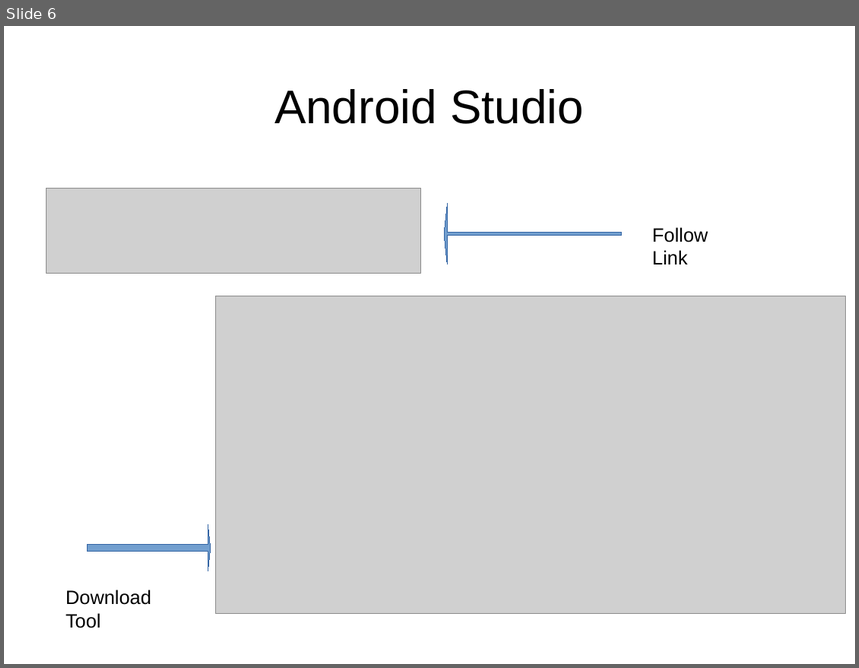
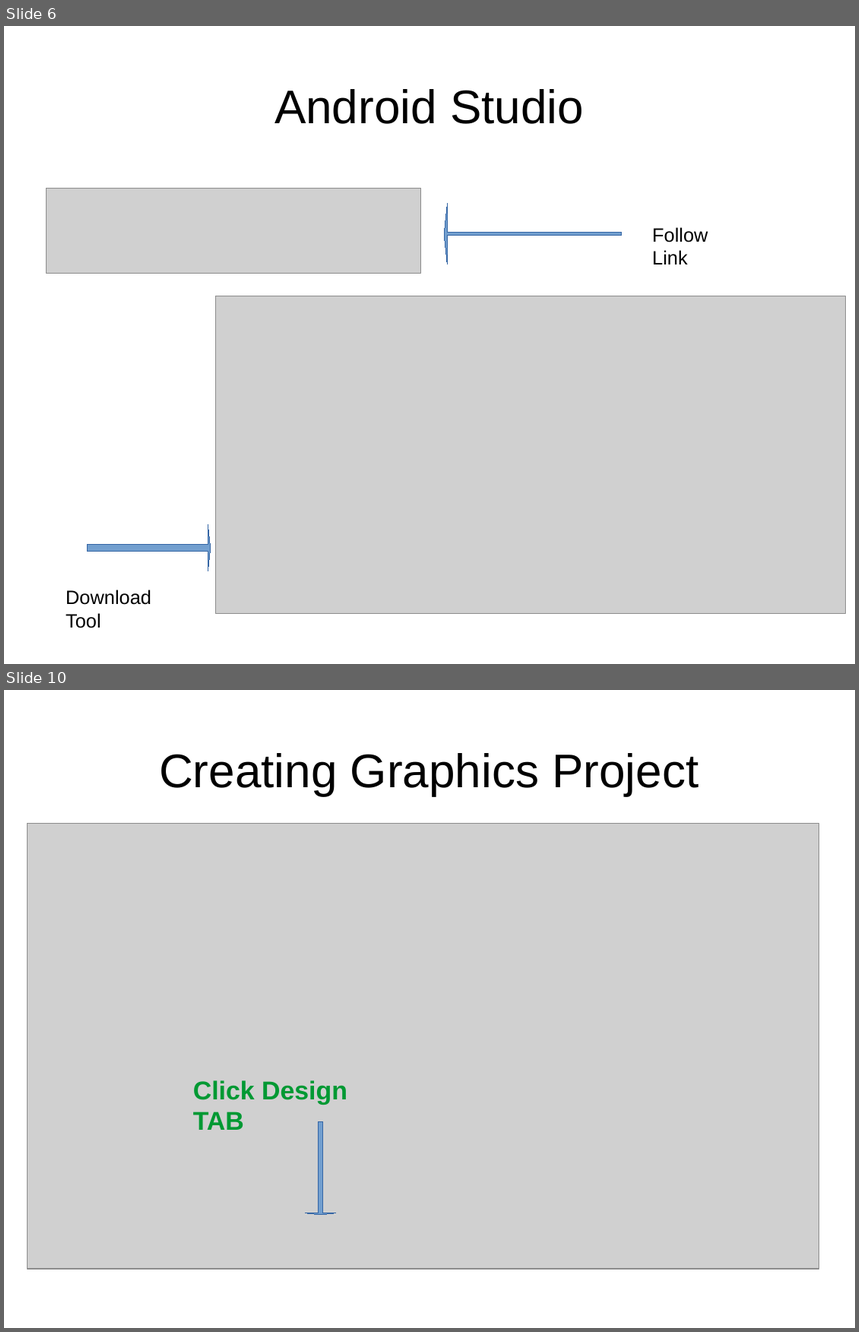
Before and after one commit to shabbir-hussain/ecse321tutF15, a slide deck: 02 - Setting up your computer cont.pptx. Shown one above the other, each under a label of ours: slide 6 before the commit, slides 6 and 10 after it; the slides between them are not shown. The pictures are 859x668 and 859x1332 pixels, drawn with LibreOffice and Linux fonts; fonts in the diff are those of the drawing; grey boxes stand for pictures. Boxes give left, top, right and bottom in pixels: in the first picture for what was removed or moved away, otherwise in the second. Text is boxed around its words. In the diff, an @@ line names an element or a change of style, - is before the commit and + after.

```diff
--- a/02 - Setting up your computer cont.pptx
+++ b/02 - Setting up your computer cont.pptx
@@ slide 10 added at bbox=[4, 690, 855, 1328], background #FFFFFF @@
@@ text added at bbox=[159, 753, 699, 796], 44 pt, text #000000 @@
+Creating Graphics Project
@@ picture added at bbox=[27, 824, 819, 1269] @@
@@ text added at bbox=[193, 1081, 348, 1130], 24 pt, text #009933, bold @@
+Click Design TAB
@@ down arrow added at bbox=[305, 1122, 336, 1215], fill #729FCF, outline #3465A4 0.75 pt @@
```
Also in this commit, not shown: 2 slides changed, 5 other slides added, 16 other files.
